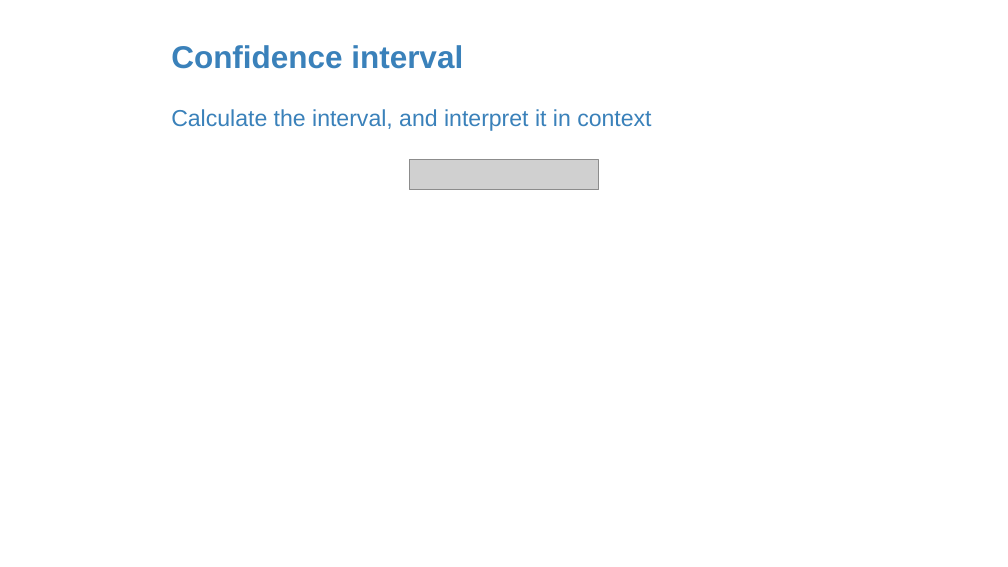
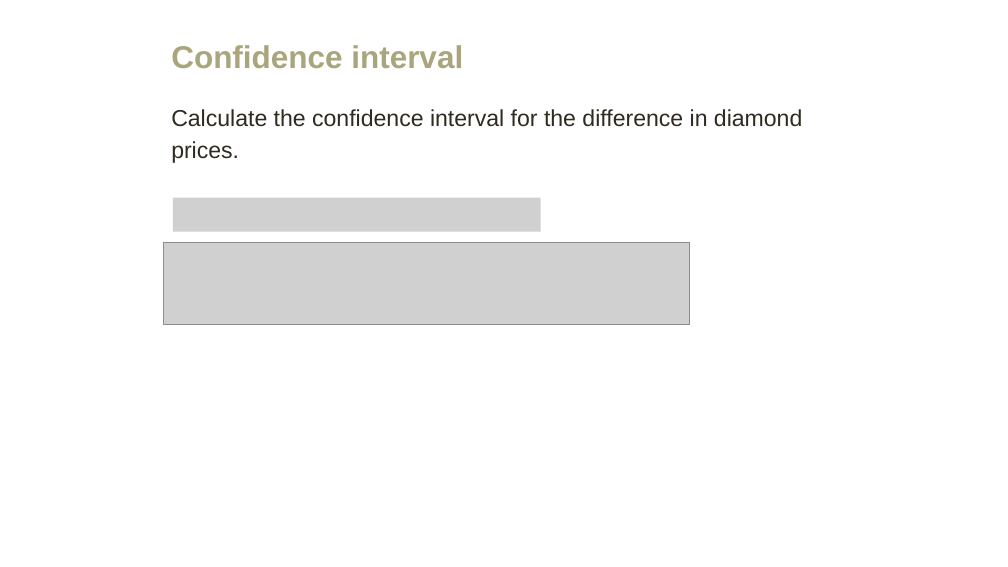
Before and after one commit to amosca01/MATH108-F23, a slide deck: slide 33 of slides/12-difference-two-means.pptx (slide 27 before the commit). Drawn at 1008x567 pixels with LibreOffice and Linux fonts; fonts in the diff are those of the drawing; grey boxes stand for pictures. Boxes give left, top, right and bottom in pixels: in the first picture for what was removed or moved away, otherwise in the second. Text is boxed around its words. In the diff, an @@ line names an element or a change of style, - is before the commit and + after.

```diff
--- a/slides/12-difference-two-means.pptx
+++ b/slides/12-difference-two-means.pptx
@@ text "Confidence interval" at box(171, 45, 463, 68): text colour #3A81BA to #A9A57C @@
@@ text at box(171, 109, 802, 163): text changed; text colour #3A81BA to #2F2B20 @@
-Calculate the interval, and interpret it in context
+Calculate the confidence interval for the difference in diamond prices.
@@ picture removed at box(409, 160, 599, 190) @@
@@ picture added at box(173, 197, 541, 231) @@
@@ picture added at box(164, 243, 690, 324) @@
```
Also in this commit, not shown: 25 other slides changed, 16 slides added, 14 slides removed, 5 other files.
